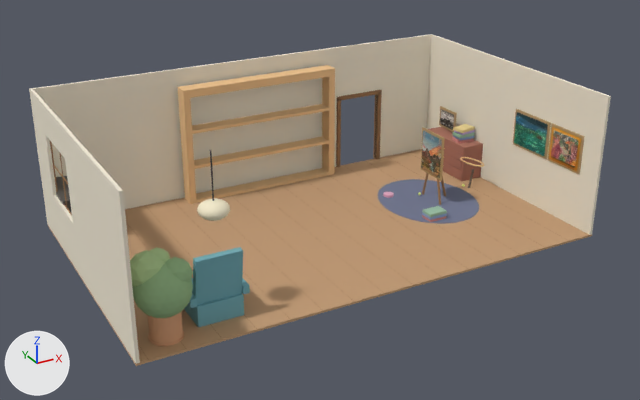
An edit to the Blender file models/bookshelf.blend, drawn before and after from the same camera.
The view is the same before and after, from a 50 mm camera at (-37.9, -82.1, 37.9) aimed at (-0.3, -13.8, 3.7). The axes (+X, +Y, +Z) are drawn at lower left. The lights are the same throughout. The older version comes first.

The first picture shows 'Room'.
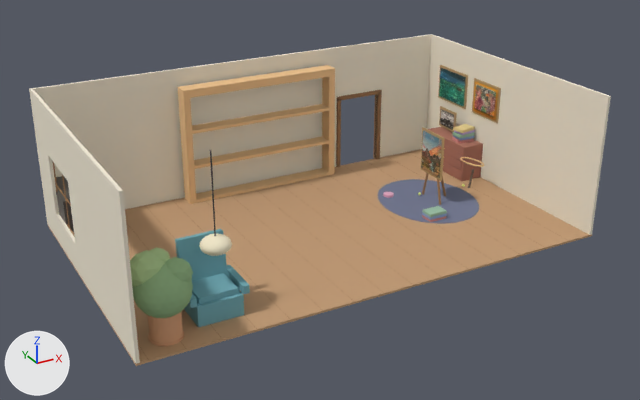
Pixel boxes [x1, y1, x2, y2] of what changed, in the pictures (640 x 400 px; the box of a moved part takes in the faces that stretch with it):
part 1 of me_cube, moved or reshaped: before [513, 109, 551, 159]; after [438, 65, 468, 109]
part 2 of me_cube, moved or reshaped: before [514, 112, 548, 156]; after [439, 68, 466, 107]
part 3 of me_cube, moved or reshaped: before [547, 123, 585, 174]; after [472, 78, 501, 123]
part 4 of me_cube, moved or reshaped: before [549, 127, 581, 171]; after [473, 81, 498, 121]
part 5 of me_cube, moved or reshaped: before [46, 136, 73, 223]; after [48, 156, 75, 243]
part 6 of me_cube, moved or reshaped: before [193, 150, 243, 305]; after [175, 150, 232, 281]

The edits, one by one:
me_cube has 3152 vertices, 2940 faces and spans x -23.0..23.0, y -26.5..1.8, z -6.4..7.8.
me_cube is used by ob_room; location (0.0, 0.0, 6.17).
me_cube part 1: the loose piece of 8 vertices spanning x 22.6..22.7, y -19.6..-14.4, z -0.6..3.3 is moved by (0.0, 13.5, 1.5).
me_cube part 2: the loose piece of 4 vertices spanning x 22.5, y -19.3..-14.7, z -0.4..3.0 is moved by (0.0, 13.5, 1.5).
me_cube part 3: the loose piece of 8 vertices spanning x 22.6..22.7, y -24.2..-19.8, z -0.6..3.3 is moved by (0.0, 12.5, 1.5).
me_cube part 4: the loose piece of 4 vertices spanning x 22.5, y -24.0..-20.0, z -0.4..3.0 is moved by (0.0, 12.5, 1.5).
Part 5, on me_cube:
56 vertices in x -23.0..-22.6, y -10.7..-3.3, z -1.4..5.1 move by (0.0, 0.0, -2.0).
Part 6, on me_cube:
204 vertices in x -15.7..-13.1, y -23.3..-20.7, z 2.1..3.6 move by (0.0, 0.0, -3.1).
24 vertices in x -14.5..-14.3, y -22.1..-21.9, z 2.8 move by (0.0, 0.0, -3.0).
8 vertices move from x -17.0..-13.0, y -24.3..-23.2, z -4.3..0.0 to x -17.0..-13.0, y -20.8..-19.7, z -4.3..0.0.
